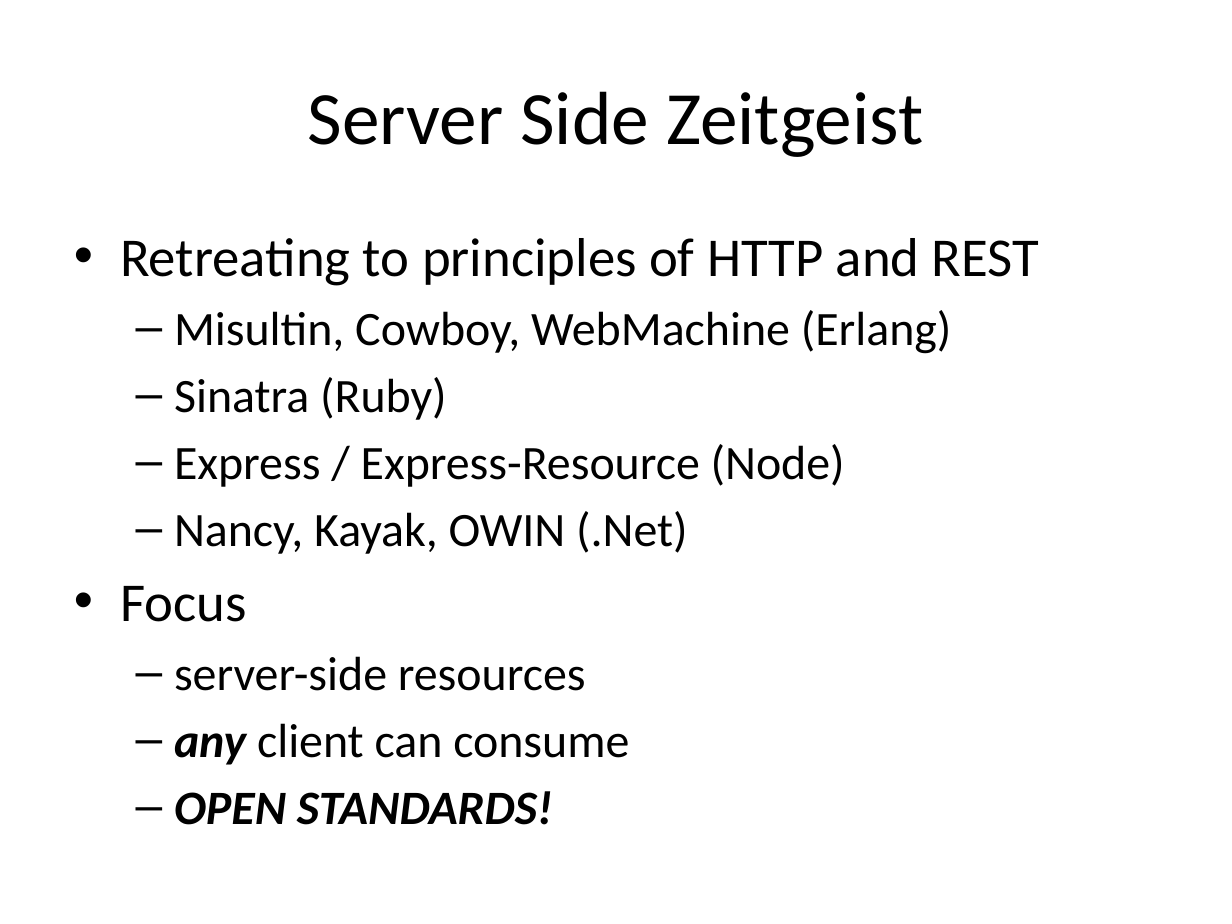
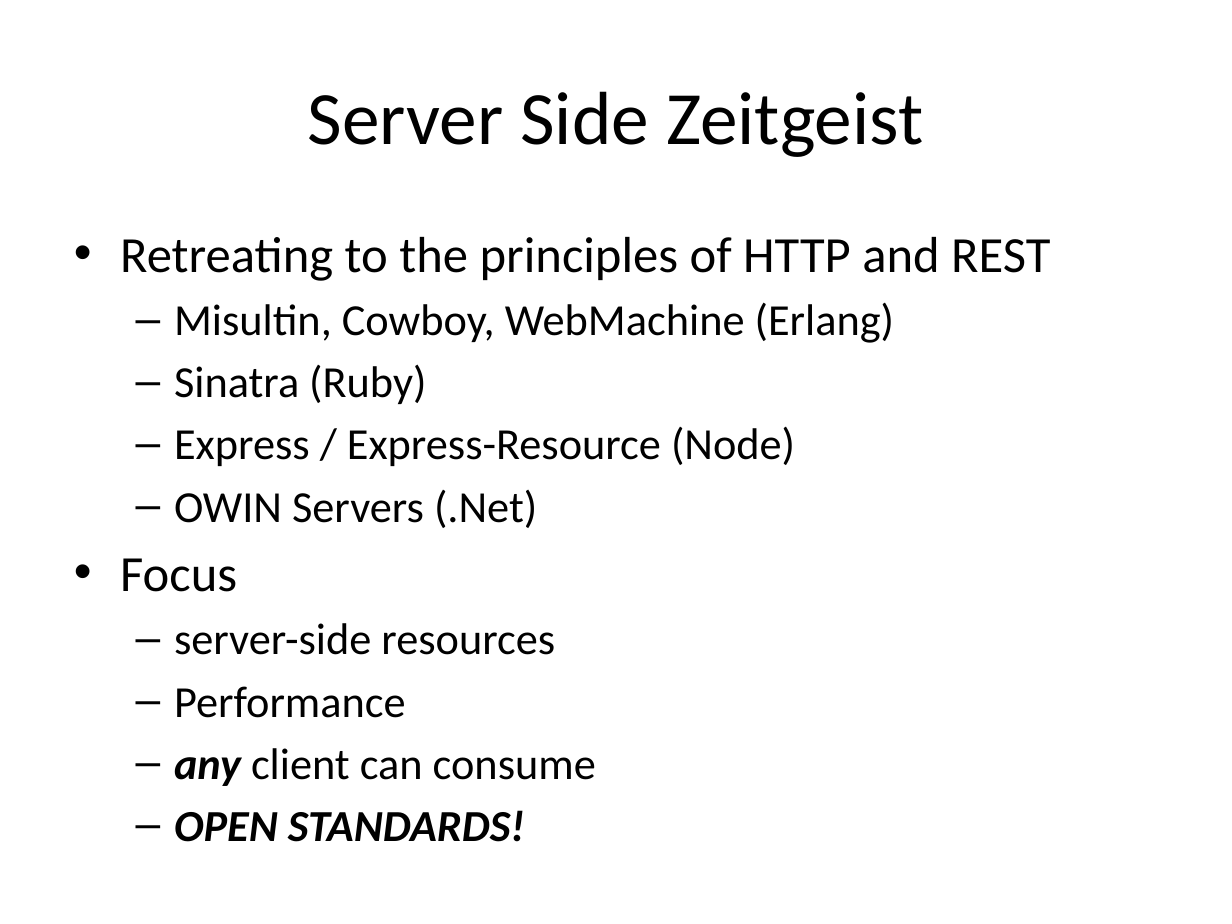
Before and after one commit to vaporworks/Devlink2011-REST-WebClient, a slide deck: slide 13 of PowerPoint/joint_talk_notes.pptx (slide 10 before the commit). Drawn at 1232x924 pixels with LibreOffice and Linux fonts; fonts in the diff are those of the drawing. Boxes give left, top, right and bottom in pixels: in the first picture for what was removed or moved away, otherwise in the second. Text is boxed around its words. In the diff, an @@ line names an element or a change of style, - is before the commit and + after.

```diff
--- a/PowerPoint/joint_talk_notes.pptx
+++ b/PowerPoint/joint_talk_notes.pptx
@@ text at <box>120,237,1050,281</box>: text changed; size 32 to 29.6 pt @@
-• Retreating to principles of HTTP and REST
+• Retreating to the principles of HTTP and REST
@@ text at <box>120,302,894,842</box>: size 28 to 25.9 pt in "Misultin, Cowboy, WebMachine (Erlang)", "Sinatra (Ruby)", "Express / Express-Resource (Node)", "server-side resources" and 2 more places; size 32 to 29.6 pt in "Focus" @@
@@ text at <box>174,490,537,528</box>: text changed; size 28 to 25.9 pt @@
-  – Nancy, Kayak, OWIN (.Net)
+  – OWIN Servers (.Net)
@@ text at <box>174,686,406,718</box>: paragraph added @@
+  – Performance
```
Also in this commit, not shown: 3 other slides changed, 7 slides added, 6 slides removed.
